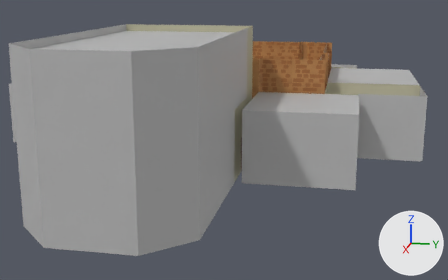
Before and after pictures for a commit that changed the FBX model CandificationV2/Assets/Meshes/Castle Modular/Full Castle/CastleV2.fbx.
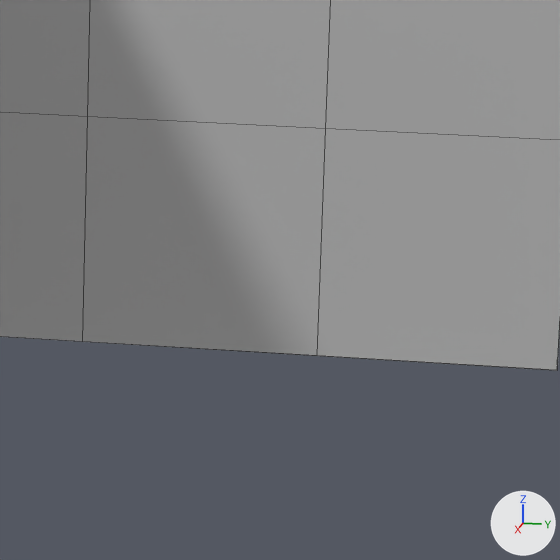
Each version is shown from a 50 mm lens placed at (0.999, 0.213, 0.256), pointed at (0.22, 0.058, 0.061), then close up on the part from 59% to 79% of the width and 47% to 79% of the height. The lights are fixed; the arrows at lower right show +X, +Y and +Z. The close-ups show mesh edges as thin lines. Where no turn or scale is listed for an object, it has been applied to the vertices. Vertices at the same position are counted once.

The first close-up shows 'pasted__Wall_SingleSided_5x67', 'pasted__Wall_SingleSided_5x68', 'pasted__Wall_SingleSided_5x69', 'pasted__Wall_SingleSided_5x74', 'pasted__Wall_SingleSided_5x75', 'pasted__Wall_SingleSided_5x76'.
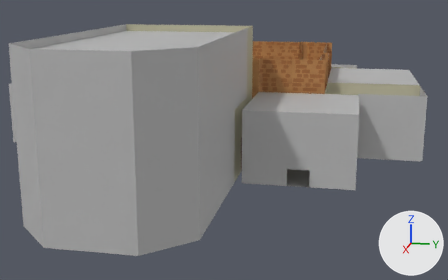
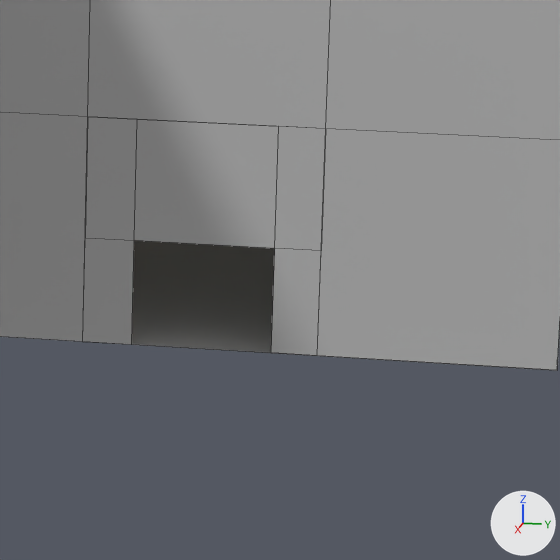
The edits, one by one:
me_mesh_224 has 4 vertices, 1 face and spans x 0.0, y -0.05..0.0, z 0.0..0.05.
me_mesh_224 is used by ob_pasted__wall_singlesided_5x68; location (0.21, 0.18, 0.0).
Verts and faces of me_mesh_224; kept vertices keep their numbers, new ones are numbered from 4.
Before the commit, vertices of me_mesh_224: 0 (0.0, 0.0, 0.0) at pixel (317, 355), 1 (0.0, -0.05, 0.0) at pixel (82, 341), 2 (0.0, 0.0, 0.05) at pixel (325, 128), 3 (0.0, -0.05, 0.05) at pixel (87, 116).
Part 1, on me_mesh_224:
Faces deleted: (0, 1, 3, 2).
New vertex 4 is at (0.0, 0.0, 0.0233), pixel (321, 250).
New vertex 5 is at (0.0, -0.05, 0.0233), pixel (85, 237).
New vertex 6 is at (0.0, -0.0395, 0.0), pixel (131, 344).
New vertex 7 is at (0.0, -0.0395, 0.0233), pixel (134, 240).
New vertex 8 is at (0.0, -0.0395, 0.05), pixel (137, 119).
New vertex 9 is at (0.0, -0.0098, 0.0), pixel (271, 352).
New vertex 10 is at (0.0, -0.0098, 0.0233), pixel (274, 248).
New vertex 11 is at (0.0, -0.0098, 0.05), pixel (278, 126).
New faces: (2, 4, 10, 11), (0, 9, 10, 4), (1, 5, 7, 6), (3, 8, 7, 5), (7, 8, 11, 10).

Where the change shows, as pixel boxes (x1, y1, x2, y2) in the close-ups (560 x 560 px):
part 1 of me_mesh_224, built on: (85, 117, 326, 354) in both
'pasted__pPlane46', unchanged, uncovered by the edit: after (132, 240, 275, 353)
